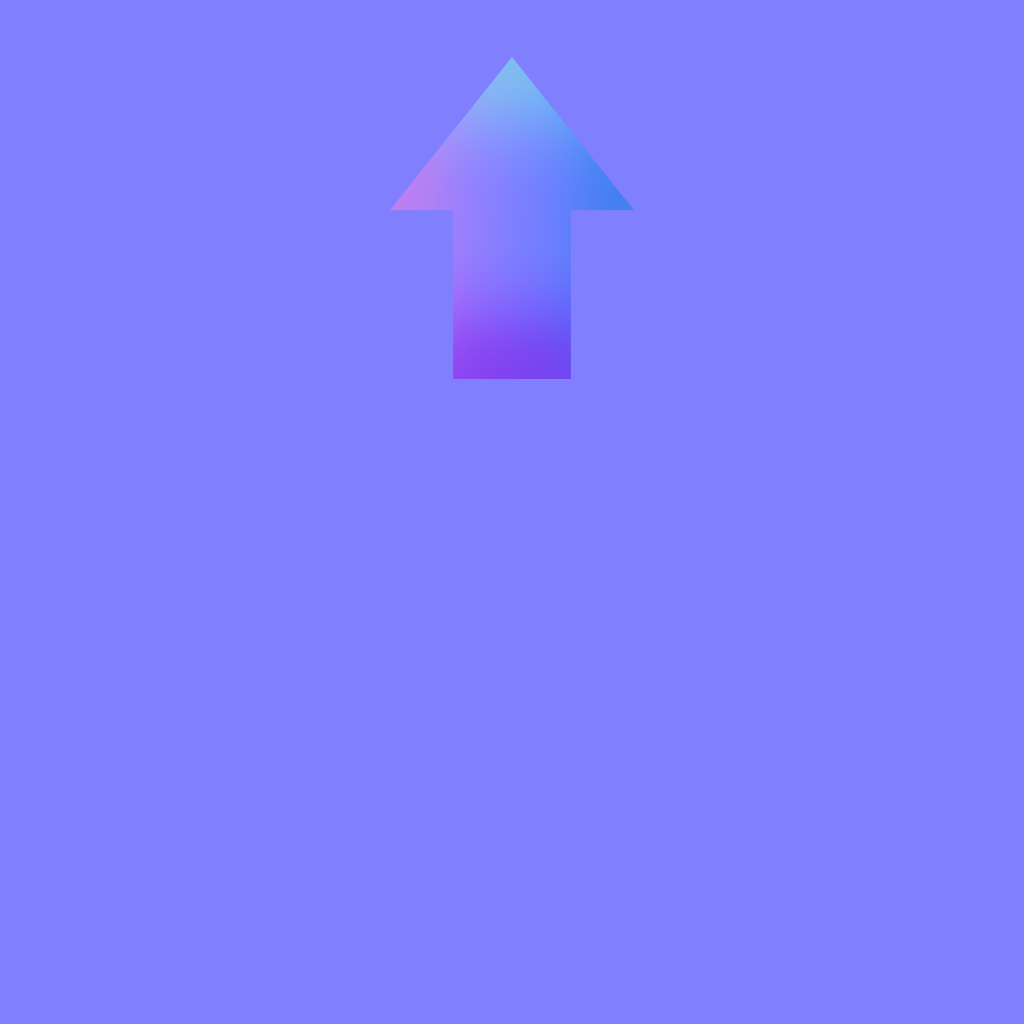
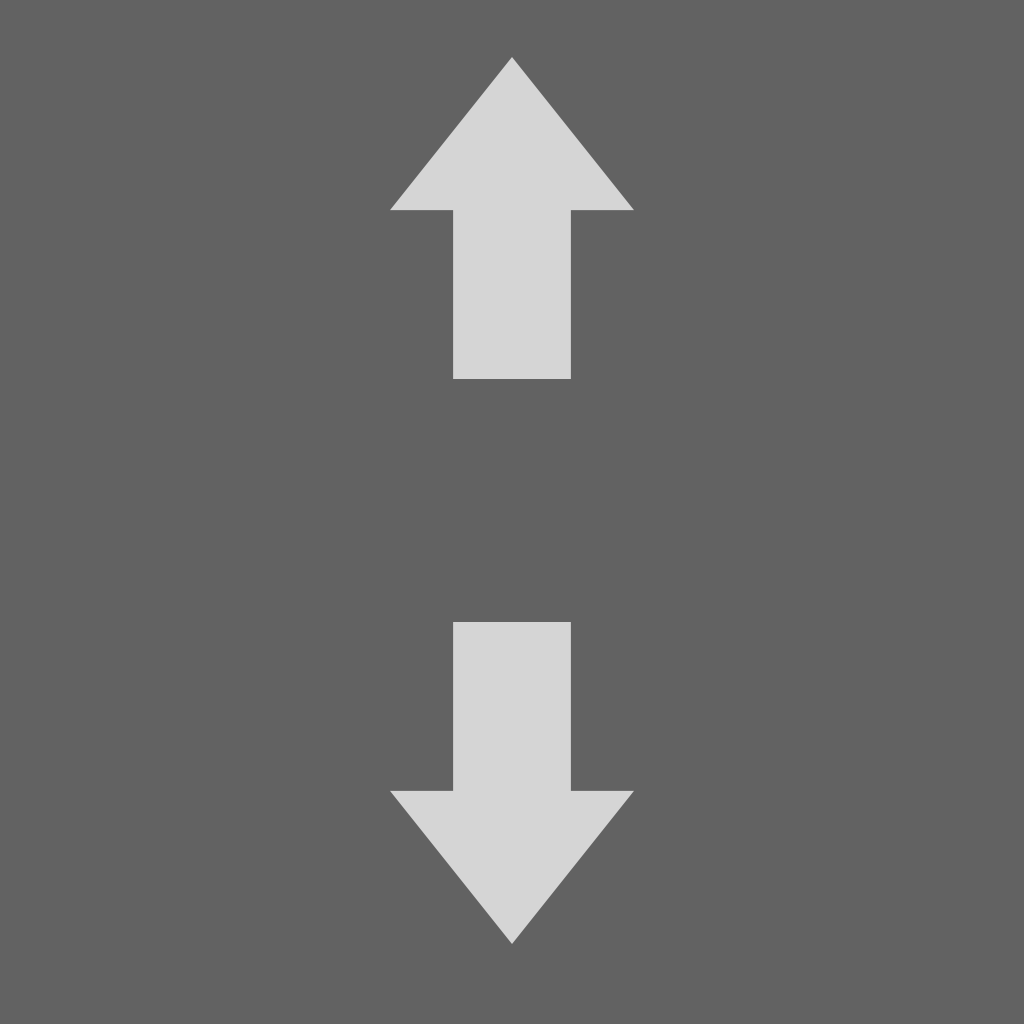
Layers edited between the first and the second 1024×1024 image:
hid group "normal" (5 layers) over 0, 0, 1024, 1024
